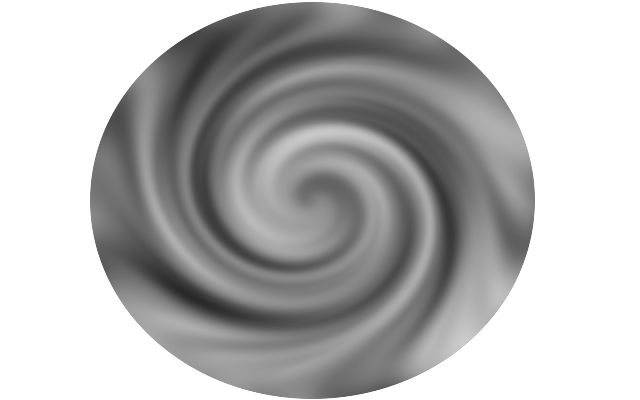
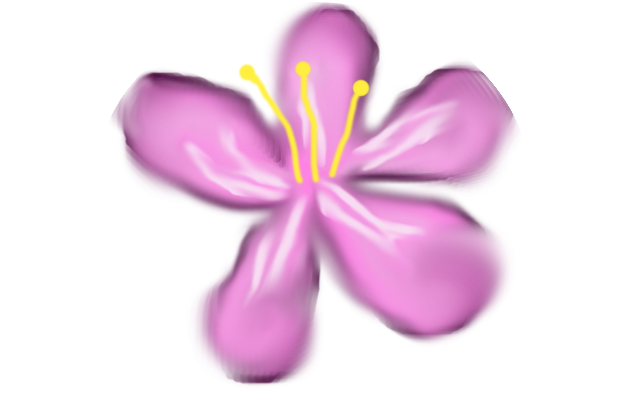
Before/after of a 640px x 400px layered artwork. What changed in the layer stack:
renamed "Layer" to "Layer #1", painted on it over [90, 2, 535, 399]
removed layer "Background" over [90, 2, 535, 399]
